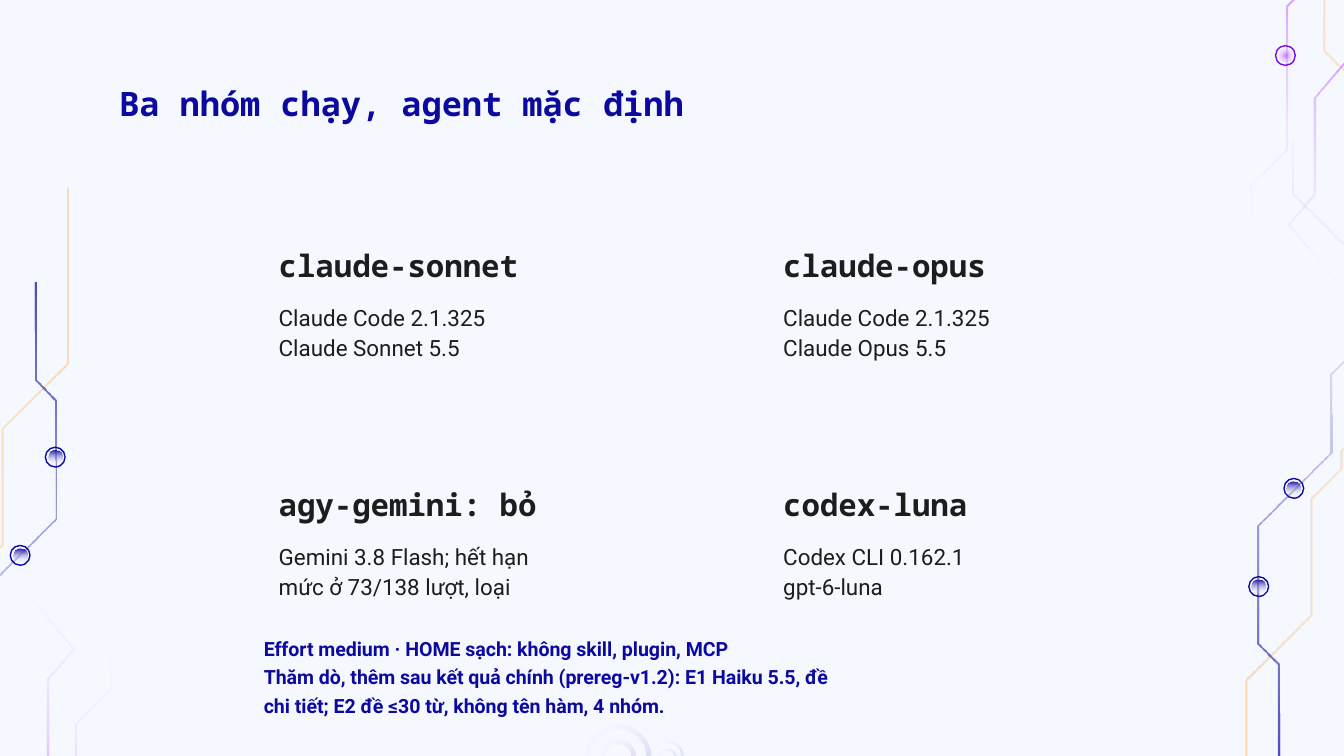
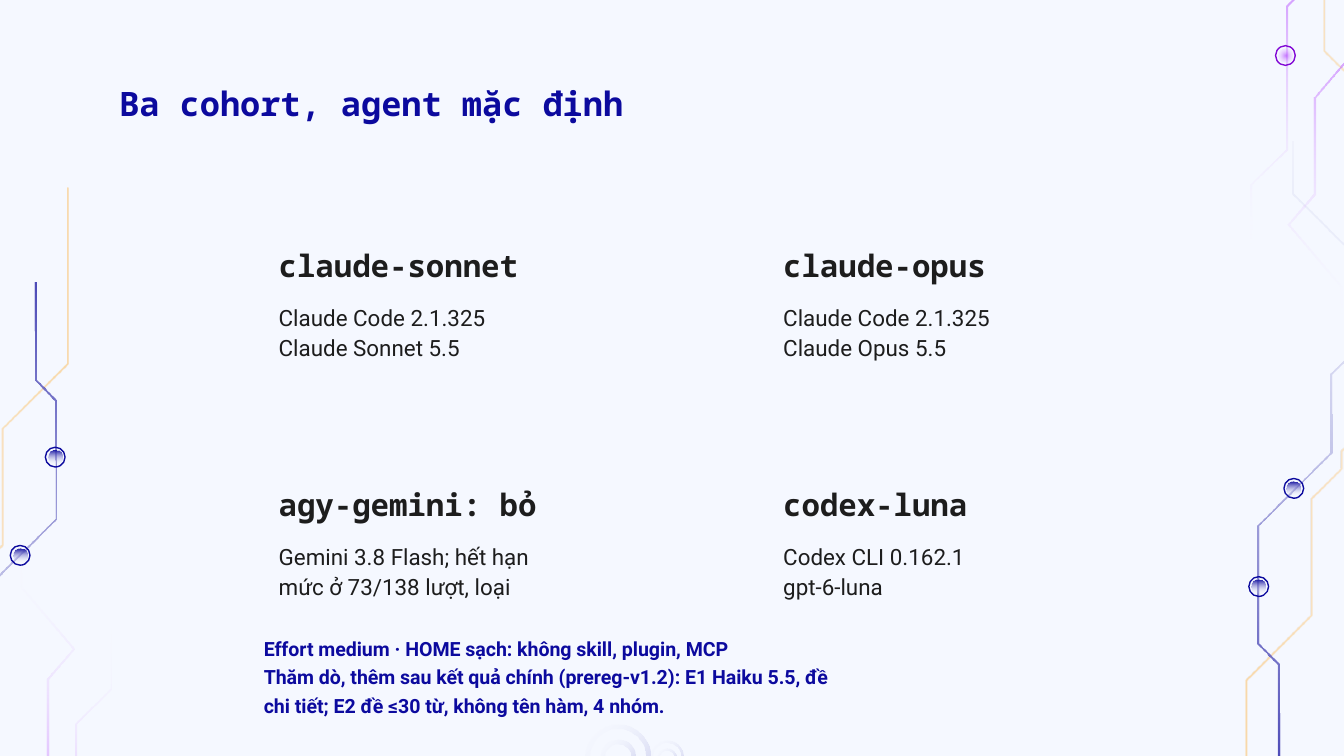
Before and after one commit to doanan293/vipharmind-ai-sdlc-study, a slide deck: slide 10 of docs/presentation/vipharmind-slides.pptx. Drawn at 1344x756 pixels with LibreOffice and Linux fonts; fonts in the diff are those of the drawing; background and template pictures are left out. Boxes give left, top, right and bottom in pixels: in the first picture for what was removed or moved away, otherwise in the second. Text is boxed around its words. In the diff, an @@ line names an element or a change of style, - is before the commit and + after.

```diff
--- a/docs/presentation/vipharmind-slides.pptx
+++ b/docs/presentation/vipharmind-slides.pptx
@@ text at bbox=[119, 90, 624, 125]: text changed @@
-Ba nhóm chạy, agent mặc định
+Ba cohort, agent mặc định
```
Also in this commit, not shown: 16 other slides changed, 27 other files.
